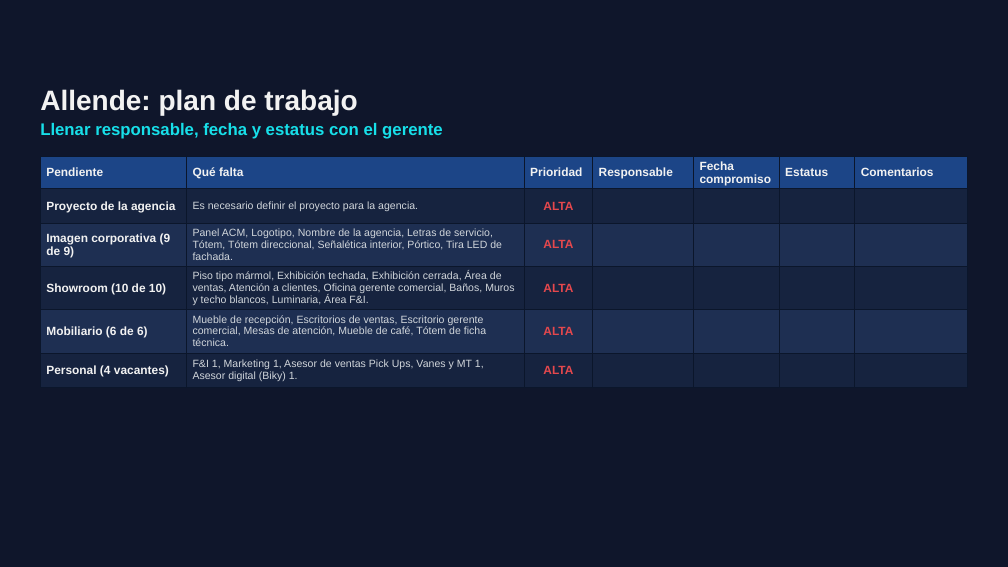
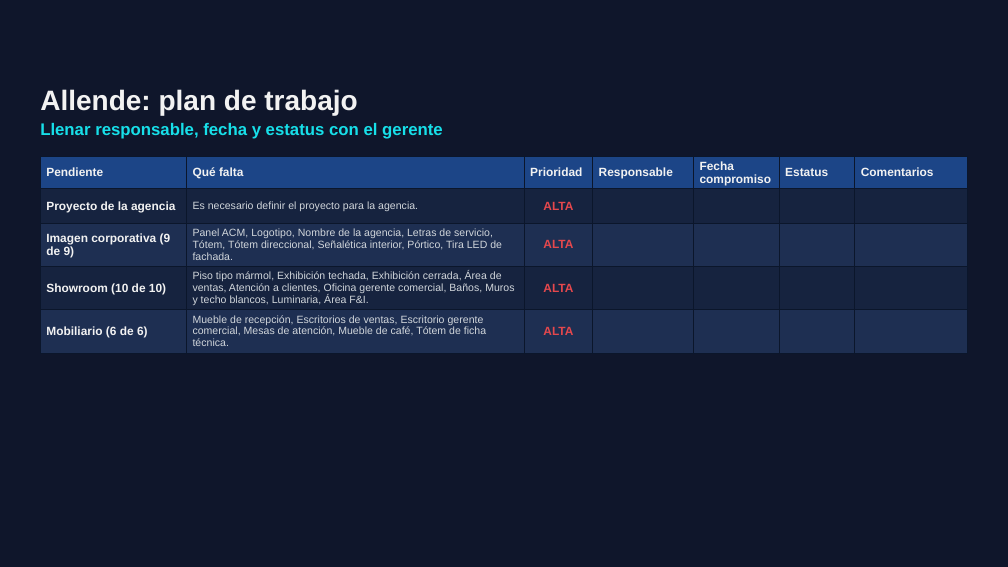
Before and after one commit to ReneDiz/Estatus-Distribuidores, a slide deck: slide 26 of presentacion/Grupo_Velcen_Estatus_nov2026.pptx (slide 27 before the commit). Drawn at 1008x567 pixels with LibreOffice and Linux fonts; fonts in the diff are those of the drawing; background and template pictures are left out. Boxes give left, top, right and bottom in pixels: in the first picture for what was removed or moved away, otherwise in the second. Text is boxed around its words. In the diff, an @@ line names an element or a change of style, - is before the commit and + after.

```diff
--- a/presentacion/Grupo_Velcen_Estatus_nov2026.pptx
+++ b/presentacion/Grupo_Velcen_Estatus_nov2026.pptx
@@ table at box(40, 156, 968, 350) @@
-row 6: Personal (4 vacantes) | F&I 1, Marketing 1, Asesor de ventas Pick Ups, Vanes y MT 1, Asesor digital (Biky) 1. | ALTA |  |  |  | 
```
Also in this commit, not shown: 5 other slides changed, 1 slide removed, 6 other files.
